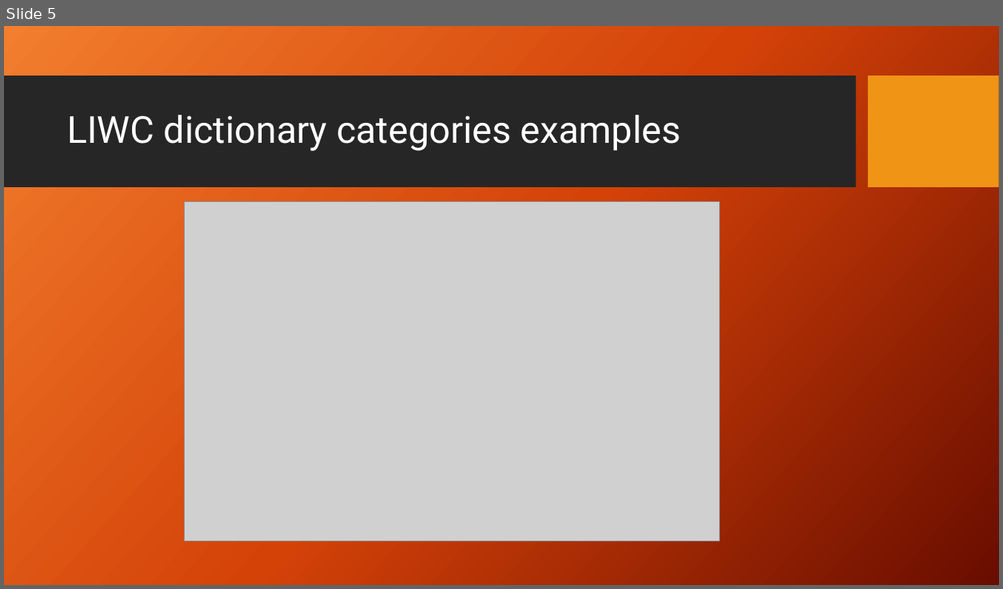
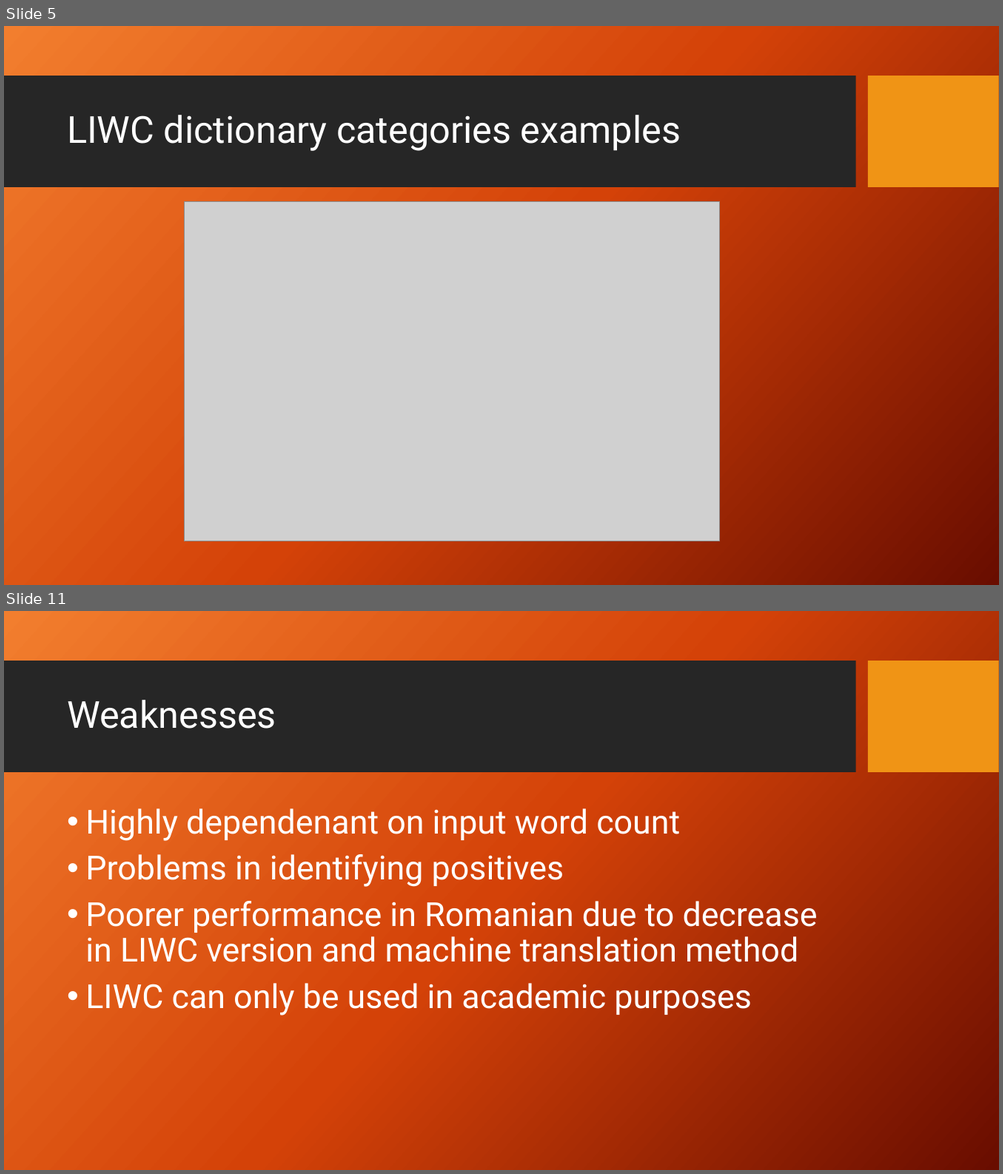
Before and after one commit to Dinica-Mircea/Depression-signs-detection, a slide deck: Documents/TRSI/presentation/Cross-Linguistic Analysis for Depression Detection.pptx. Shown one above the other, each under a label of ours: slide 5 before the commit, slides 5 and 11 after it; the slides between them are not shown. The pictures are 1003x589 and 1003x1174 pixels, drawn with LibreOffice and Linux fonts; fonts in the diff are those of the drawing; grey boxes stand for pictures; background and template pictures are left out. Boxes give left, top, right and bottom in pixels: in the first picture for what was removed or moved away, otherwise in the second. Text is boxed around its words. In the diff, an @@ line names an element or a change of style, - is before the commit and + after.

```diff
--- a/Documents/TRSI/presentation/Cross-Linguistic Analysis for Depression Detection.pptx
+++ b/Documents/TRSI/presentation/Cross-Linguistic Analysis for Depression Detection.pptx
@@ slide 11 added at (x1=4, y1=611, x2=999, y2=1170), background picture (left out); not listed: 2 template elements that a slide beside it also shows @@
@@ title added at (x1=67, y1=700, x2=276, y2=729), 36 pt, text #FFFFFF @@
+Weaknesses
@@ text added at (x1=85, y1=809, x2=817, y2=1016), 32 pt, text #FFFFFF @@
+• Highly dependenant on input word count
+• Problems in identifying positives
+• Poorer performance in Romanian due to decrease in LIWC version and machine translation method
+• LIWC can only be used in academic purposes
```
Also in this commit, not shown: 2 slides changed, 6 other slides added, 1 slide removed.
